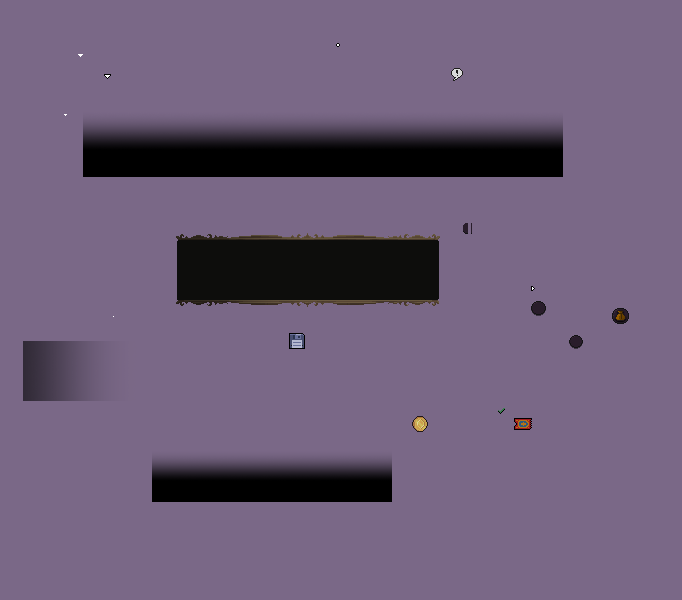
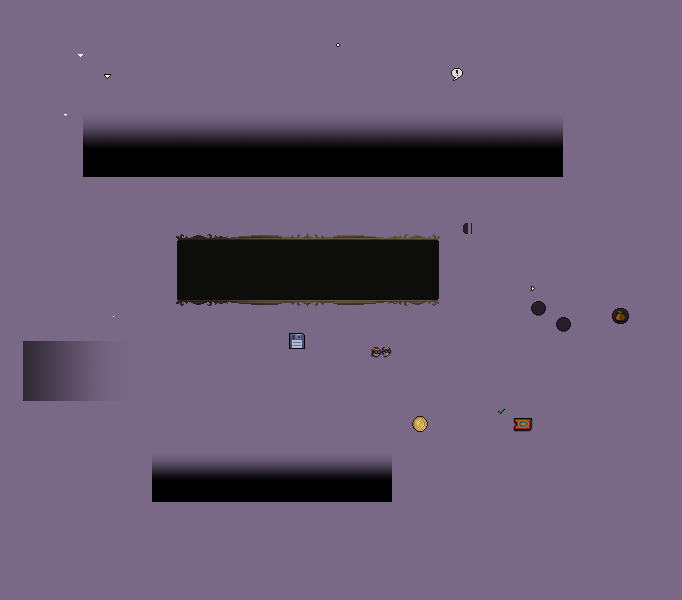
Layered file, before and after one edit (682 x 600). Changes by layer:
painted on "TicketSlot.png" over [556, 317, 583, 348]
added group "Players" with 2 layers above "Icons" over [371, 347, 391, 356]
added layer "BertaIcon.png" in group "Players" over [371, 347, 381, 356]
added layer "EdmundIcon.png" in group "Players" over [382, 347, 391, 356]
